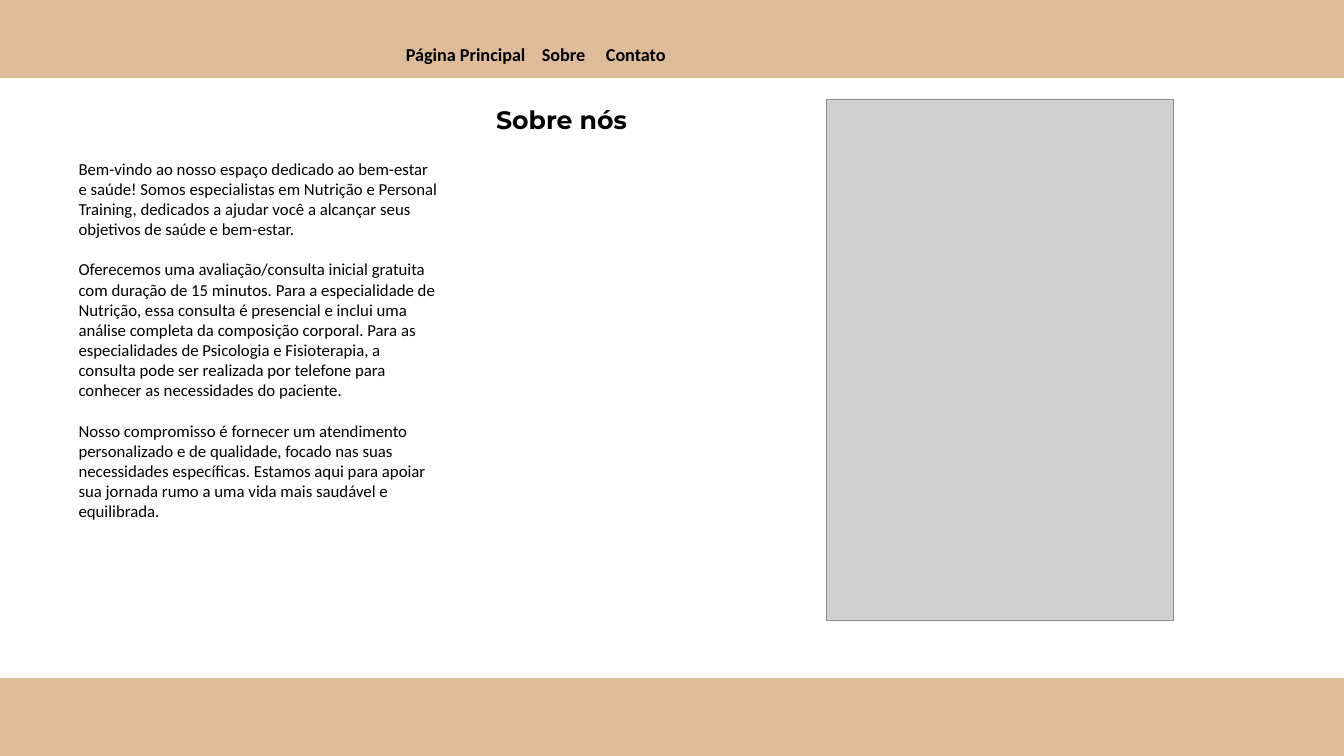
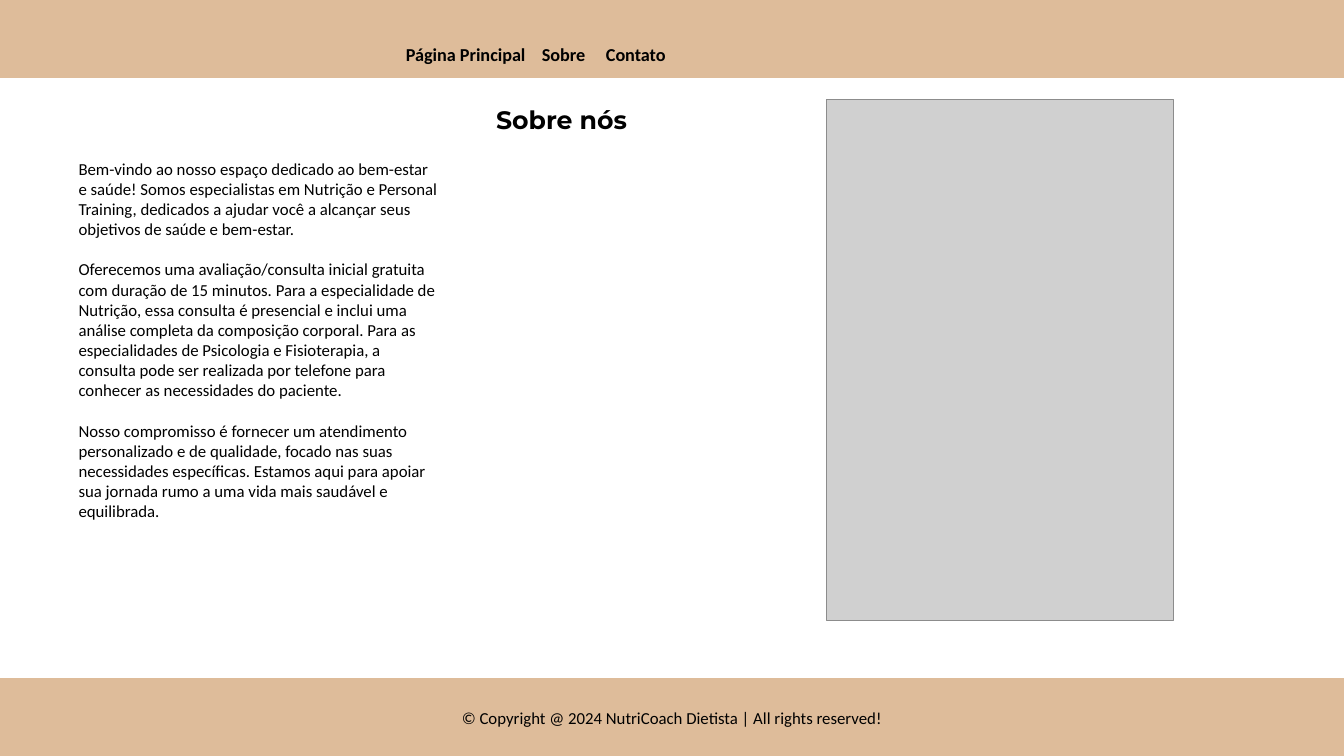
Before and after one commit to JulioCesarSantosdv/Website-para-Nutricionista-e-Personal-Trainer, a slide deck: slide 1 of Projeto Website para nutricionista e personal trainer/Projeto Website para nutricionista e personal trainer.pptx. Drawn at 1344x756 pixels with LibreOffice and Linux fonts; fonts in the diff are those of the drawing; grey boxes stand for pictures. Boxes give left, top, right and bottom in pixels: in the first picture for what was removed or moved away, otherwise in the second. Text is boxed around its words. In the diff, an @@ line names an element or a change of style, - is before the commit and + after.

```diff
--- a/Projeto Website para nutricionista e personal trainer/Projeto Website para nutricionista e personal trainer.pptx
+++ b/Projeto Website para nutricionista e personal trainer/Projeto Website para nutricionista e personal trainer.pptx
@@ text in rectangle at bbox=[480, 712, 882, 727]: text added @@
+© Copyright @ 2024 NutriCoach Dietista | All rights reserved!
```
Also in this commit, not shown: 1 other slide changed, 6 other files.
